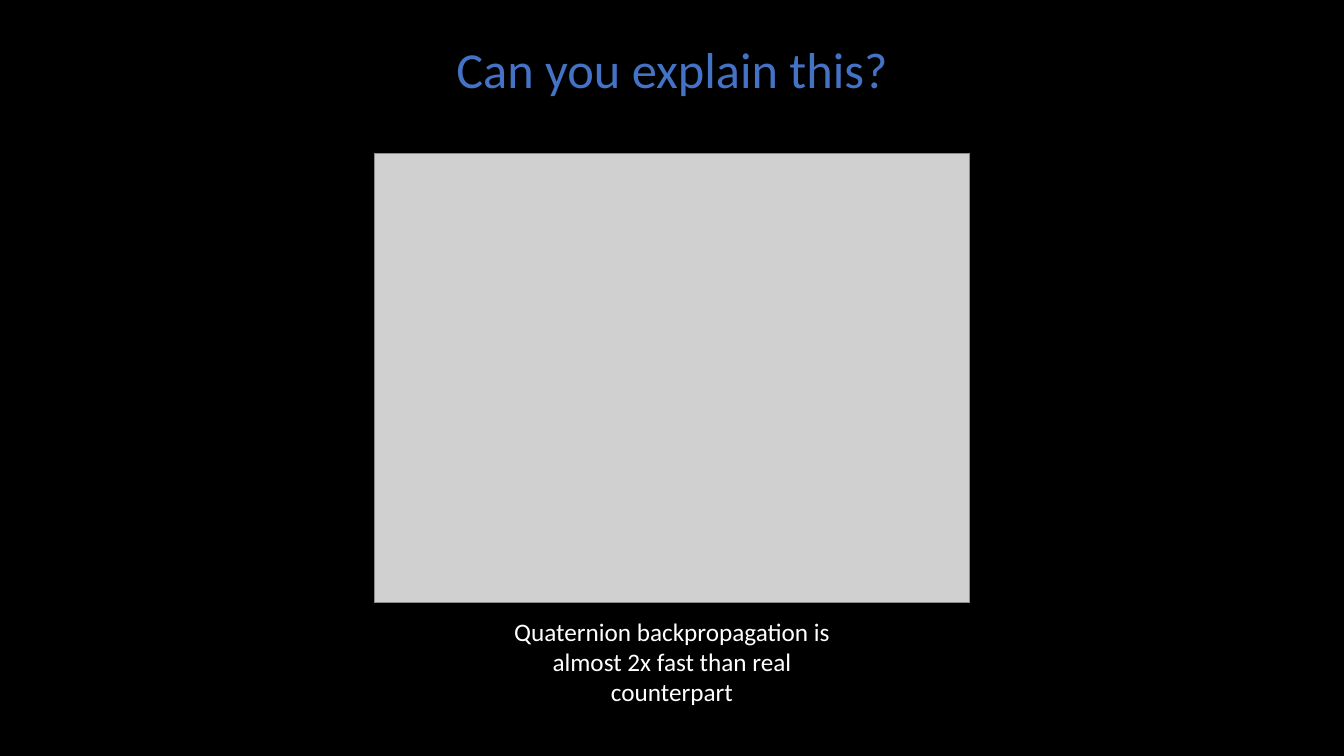
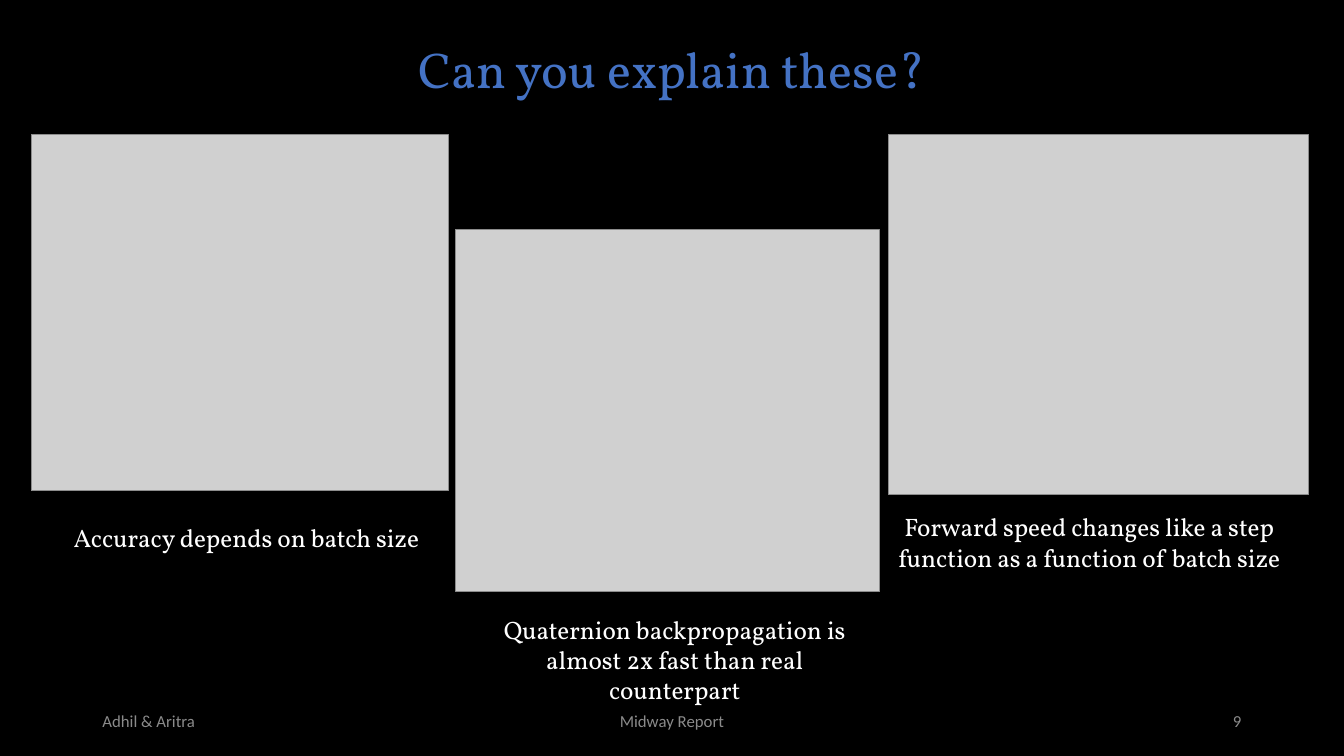
Before and after one commit to smlab-niser/23cs460, a slide deck: slide 9 of projects/group2/mid_slide.pptx (slide 8 before the commit). Drawn at 1344x756 pixels with LibreOffice and Linux fonts; fonts in the diff are those of the drawing; grey boxes stand for pictures. Boxes give left, top, right and bottom in pixels: in the first picture for what was removed or moved away, otherwise in the second. Text is boxed around its words. In the diff, an @@ line names an element or a change of style, - is before the commit and + after.

```diff
--- a/projects/group2/mid_slide.pptx
+++ b/projects/group2/mid_slide.pptx
@@ text at bbox=[419, 52, 925, 101]: text changed; font Calibri to Vollkorn @@
-Can you explain this?
+Can you explain these?
@@ picture added at bbox=[31, 134, 449, 491] @@
@@ picture: place and size @@
-picture at bbox=[374, 153, 970, 603]
+picture at bbox=[888, 134, 1309, 495]
@@ picture added at bbox=[456, 230, 880, 592] @@
@@ text added at bbox=[74, 529, 419, 554], 18 pt, text #FFFFFF @@
+Accuracy depends on batch size
@@ text added at bbox=[898, 518, 1280, 568], 18 pt, text #FFFFFF @@
+Forward speed changes like a step function as a function of batch size
@@ text "Quaternion backpropagation is almost 2x ...": place and size @@
-text "Quaternion backpropagation is almost 2x ..." at bbox=[514, 623, 830, 705]
+text "Quaternion backpropagation is almost 2x ..." at bbox=[504, 621, 845, 705]
@@ text "Quaternion backpropagation is almost 2x ..." at bbox=[504, 621, 845, 705]: font Calibri to Vollkorn @@
@@ text added at bbox=[102, 715, 195, 727], 12 pt, text #8C8C8C @@
+Adhil & Aritra
@@ text added at bbox=[620, 715, 724, 730], 12 pt, text #8C8C8C @@
+Midway Report
@@ page number added at bbox=[1233, 716, 1241, 727], 12 pt, text #8C8C8C @@
+9
```
Also in this commit, not shown: 6 other slides changed, 3 slides added, 2 slides removed, 1 other file.
